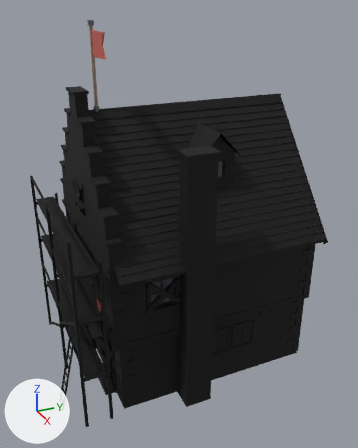
Before and after pictures for a commit that changed the glTF model game/assets/modelle/gebaeude/neubau/wohnhaus_zwerg_s3_g1.glb.
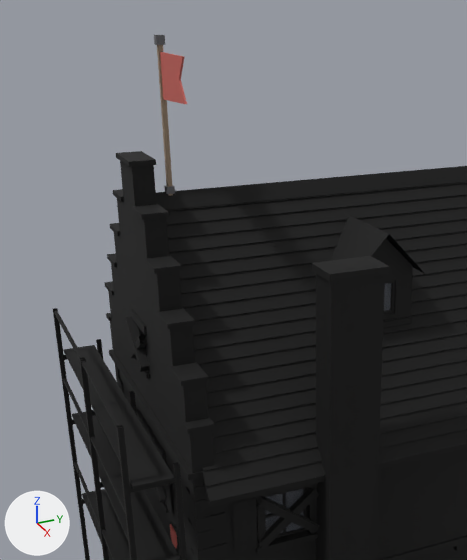
The first picture shows the older version from a 50 mm camera at (14.63, -6.03, 12.21) aimed at (0.51, 0.32, 5.15). The close-ups show the older and then the newer version on the part from 0% to 74% of the width and 0% to 71% of the height of that picture. Only the edits that show in the close-ups are written down. Lighting does not change. The marker at lower left points along +X, +Y and +Z. Vertices at exactly the same position are counted once.

The older version as bpy lines, for what is in view:
```python
ob_fahne = bpy.data.objects.new('Fahne', me_fahne)
ob_fahne.location = (0.0, 0.0, 0.0)
ob_haus = bpy.data.objects.new('Haus', me_haus)
ob_haus.location = (0.0, 0.0, 0.0)
ob_leerstand = bpy.data.objects.new('Leerstand', me_leerstand)
ob_leerstand.location = (0.0, 0.0, 0.0)
ob_wappen = bpy.data.objects.new('Wappen', me_wappen)
ob_wappen.location = (0.0, 0.0, 0.0)
# also in view: 'Dach' at (0.0, 0.86, 6.96); 'Scheiben' at (0.0, 0.74, 4.35); 'Geruest' at (0.0, -3.78, 3.2)
```
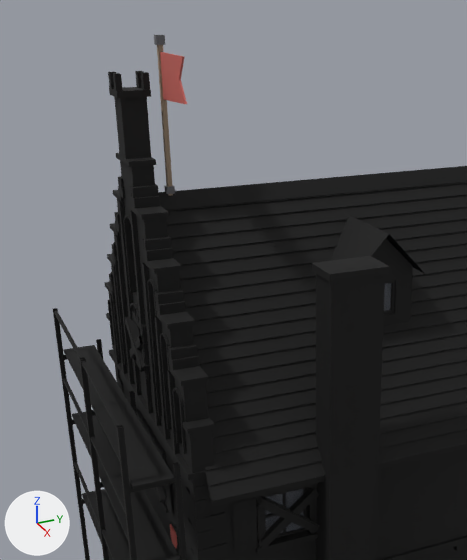
Pixel boxes (x1, y1, x2, y2) of what changed, in the close-ups (467 x 560 px):
'Haus', recoloured, reshaped: before (104, 151, 467, 560); after (104, 71, 467, 560)
part 1 of me_haus, added: after (168, 356, 199, 370)
part 2 of me_haus, added: after (115, 221, 121, 233)
part 3 of me_haus, added: after (142, 248, 173, 261)
part 4 of me_haus, added: after (108, 71, 193, 473)

The change, as a list of edits to the scene's bpy script:
```text
Change mat_eisen:
    where n0 = _N.new('ShaderNodeBsdfPrincipled'); n0.name = 'Principled BSDF'
    remove n0.inputs[0].default_value = (0.12, 0.12, 0.13, 1.0)  # 'Base Color', dark grey #616165
    add n2 = _N.new('ShaderNodeMix'); n2.name = 'Mix'
    add n2.data_type = 'RGBA'
    add n2.blend_type = 'MULTIPLY'
    add n2.inputs[0].default_value = 1.0  # 'Factor'
    add n2.inputs[7].default_value = (0.12, 0.12, 0.13, 1.0)  # 'B', dark grey #616165
    add n3 = _N.new('ShaderNodeVertexColor'); n3.name = 'Color Attribute'
    add _L.new(n2.outputs[2], n0.inputs[0])  # 'Result' to 'Base Color'
    add _L.new(n3.outputs[0], n2.inputs[6])  # 'Color' to 'A'
Change mat_hausfarbe_001:
    where n0 = _N.new('ShaderNodeBsdfPrincipled'); n0.name = 'Principled BSDF'
    add n0.inputs[0].default_value = (0.55, 0.12, 0.1, 1.0)  # 'Base Color', red #c46159
    remove n2 = _N.new('ShaderNodeMix'); n2.name = 'Mix'
    remove n2.data_type = 'RGBA'
    remove n2.blend_type = 'MULTIPLY'
    remove n2.inputs[0].default_value = 1.0  # 'Factor'
    remove n2.inputs[7].default_value = (0.55, 0.12, 0.1, 1.0)  # 'B', red #c46159
    remove n3 = _N.new('ShaderNodeVertexColor'); n3.name = 'Color Attribute'
    remove _L.new(n2.outputs[2], n0.inputs[0])  # 'Result' to 'Base Color'
    remove _L.new(n3.outputs[0], n2.inputs[6])  # 'Color' to 'A'
Add mat_eisen_001:
    mat_eisen_001 = principled_material('Eisen.001')
    mat_eisen_001.base_color = (0.12, 0.12, 0.13)  # dark grey #616165
Change me_fahne:
    where me_fahne.from_pydata(...)  # 38 vertices, 56 faces; spans x -0.07..1.29, y -2.22..-2.08, z 9.07..11.63
    remove me_fahne.materials.append(mat_eisen)  # dark grey #616165
    remove me_fahne.materials.append(mat_hausfarbe)  # red #c46159
    add me_fahne.materials.append(mat_eisen_001)  # dark grey #616165
    add me_fahne.materials.append(mat_hausfarbe_001)  # red #c46159
Change me_haus:
    used by ob_haus; location = (0.0, 0.0, 0.0)
    remove me_haus.from_pydata(...)  # 2819 vertices, 3268 faces; spans x -3.31..3.42, y -3.3..4.39, z -0.12..9.79
    add me_haus.from_pydata(...)  # 4981 vertices, 6374 faces; spans x -3.31..3.42, y -3.3..4.39, z -0.12..11.09
    me_haus part 1: a new loose piece, a box spanning x 1.96..2.28, y -2.9..-2.48, z 6.88..7.04, in mat_haustein
    me_haus part 2: a new loose piece, a box spanning x -1.15..-0.83, y -2.9..-2.48, z 8.34..8.5, in mat_haustein
    me_haus part 3: a new loose piece, a box spanning x 0.83..1.15, y -2.9..-2.48, z 8.34..8.5, in mat_haustein
    me_haus part 4: 1852 vertices added at x -2.88..2.88, y -2.96..-2.42, z 5.35..11.09
    other edits to the shape of me_haus do not show in these pictures
    add me_haus.materials.append(mat_eisen)
```
